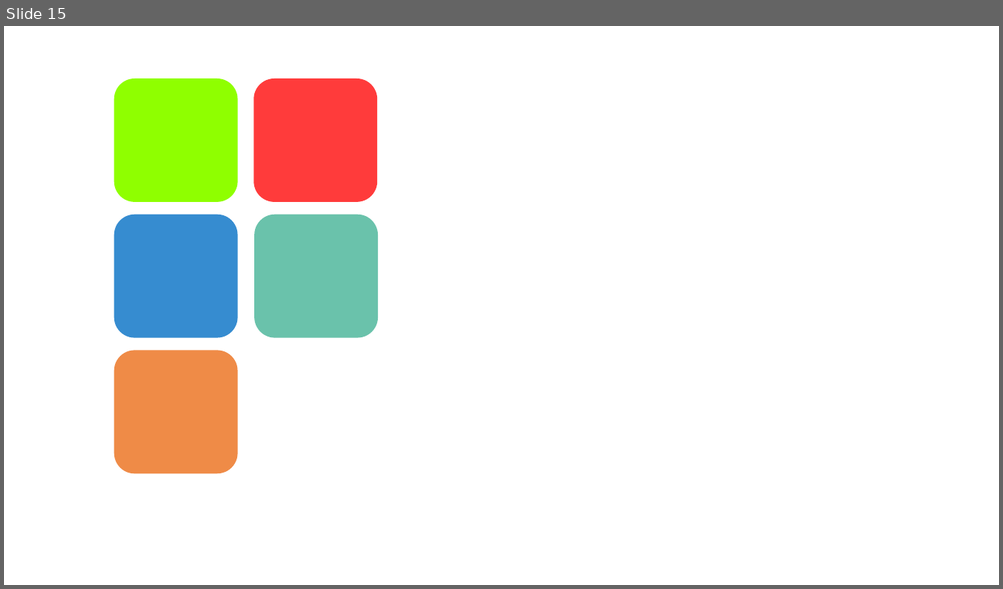
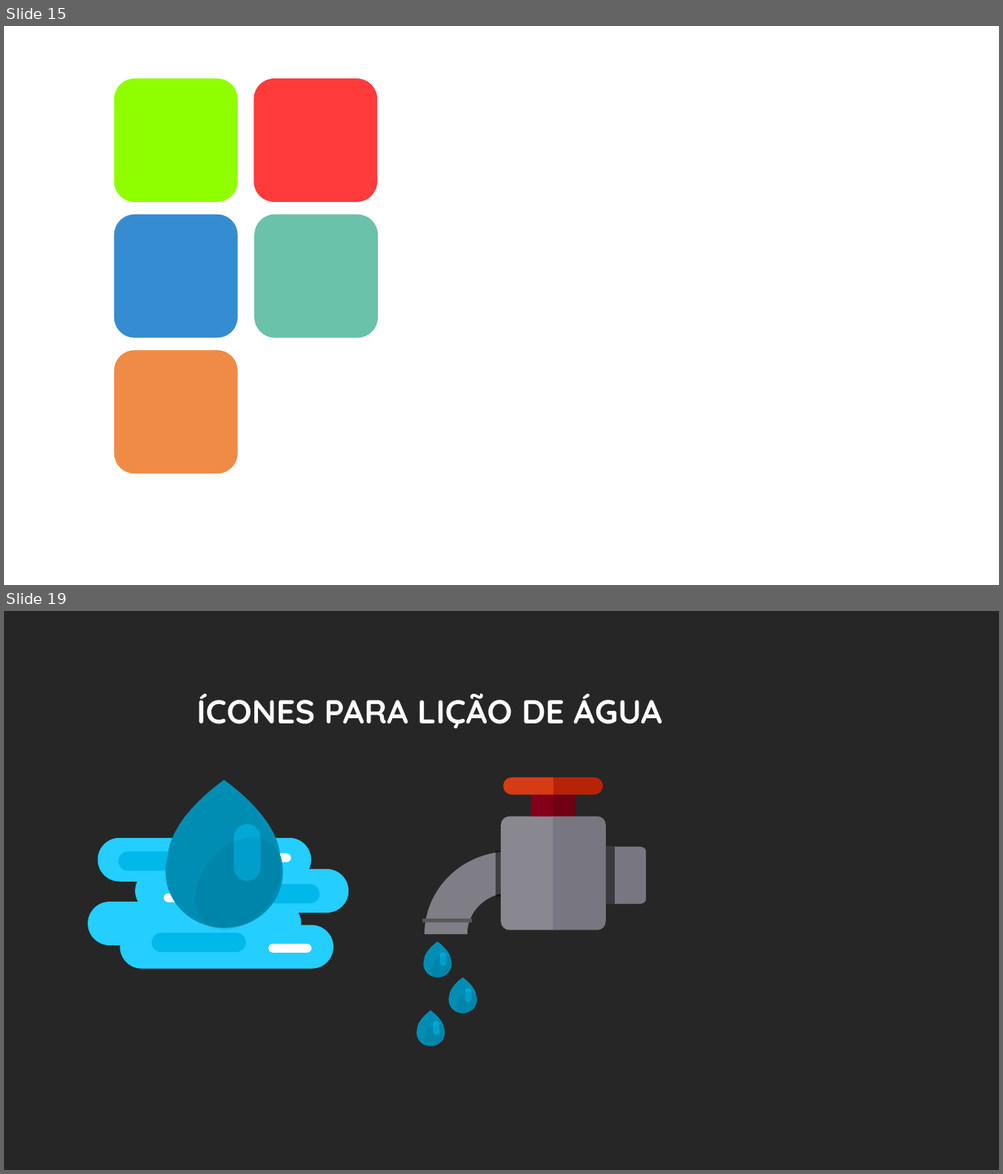
Before and after one commit to pedrogmo/projetopp2, a slide deck: slide/Apresentação1.pptx. Shown one above the other, each under a label of ours: slide 15 before the commit, slides 15 and 19 after it; the slides between them are not shown. The pictures are 1003x589 and 1003x1174 pixels, drawn with LibreOffice and Linux fonts; fonts in the diff are those of the drawing; background and template pictures are left out. Boxes give left, top, right and bottom in pixels: in the first picture for what was removed or moved away, otherwise in the second. Text is boxed around its words. In the diff, an @@ line names an element or a change of style, - is before the commit and + after.

```diff
--- a/slide/Apresentação1.pptx
+++ b/slide/Apresentação1.pptx
@@ slide 19 added at (x1=4, y1=611, x2=999, y2=1170), background #262626 @@
@@ text added at (x1=196, y1=693, x2=662, y2=729), 32 pt, text #FFFFFF, bold @@
+ÍCONES PARA LIÇÃO DE ÁGUA
@@ group added at (x1=88, y1=780, x2=349, y2=969): 11 rounded rectangles, 1 freeform shape, 1 ellipse @@
@@ group added at (x1=417, y1=777, x2=646, y2=1052): 9 freeform shapes, 5 rectangles, 3 rounded rectangles, 3 ellipses @@
```
Also in this commit, not shown: 4 slides changed.
